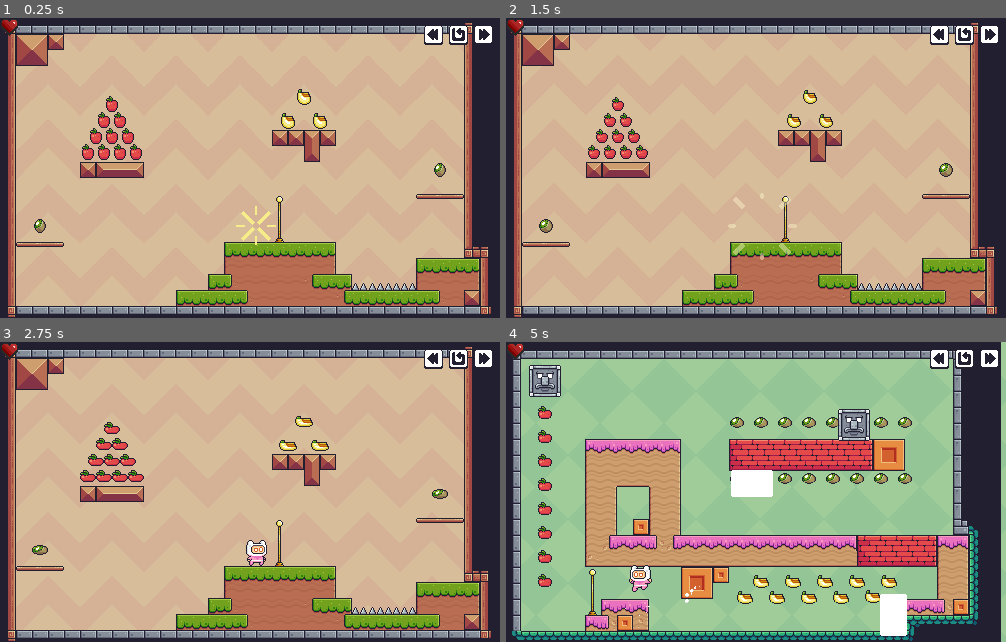
Above: before the commit, frames 1-4 (two rows, left to right).
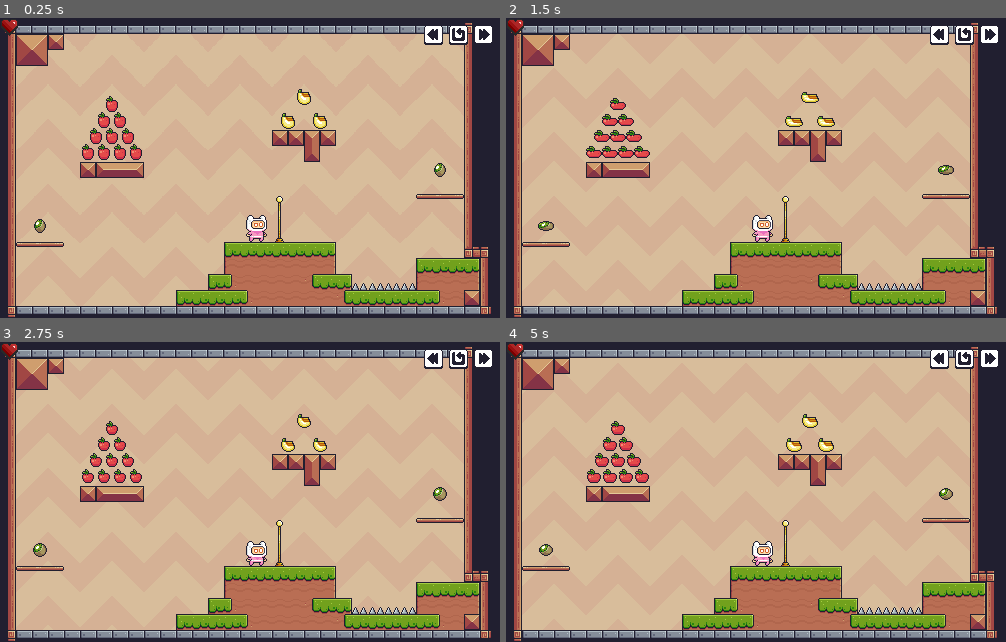
Above: after the commit, the same moments.

Repository: Javi-CD/godot4-platformer2D
Game: Godot game, scene res://src/scenes/game/game.tscn
Same seed, same stepped clock (60 frames per second), same inputs: the game is played once before the commit and once after it.
Inputs (mouse positions are in pixels of both pictures, inside the frame that each line leads up to):
- Up to frame 1 (0.25 s): no input
- Up to frame 2 (1.5 s): click (966, 42) at 0.5 s; click (966, 42) at 1.25 s
- Up to frame 3 (2.75 s): click (460, 366) at 2 s
- Up to frame 4 (5 s): click (991, 366) at 2.75 s; click (991, 366) at 3.5 s; hold D (right) from 4.28 s (still down); tap Space (jump) at 4.35, 4.52, 4.82 s

The runs differ from the first frame. In frame 1, 0.4% of the frame differs, in the area x 47-56%, y 62-76%; in frame 2, 1.6%; in frame 3, 1.2%; in frame 4, 89%, in the area x 1-100%, y 0-100%.
Error after the commit: Parse Error: Class "SoundManager" hides an autoload singleton. (res://src/scenes/autoload/sound_manager.gd:1)

Commit message:
feat(audio): implement SoundManager autoload and integrate button click, jump, and hurt sound effects

Diff:
--- a/project.godot
+++ b/project.godot
@@ -14,6 +14,10 @@
 run/main_scene="uid://baj8tlkymatdn"
 config/features=PackedStringArray("4.6", "GL Compatibility")
 config/icon="res://icon.svg"
+
+[autoload]
+
+SoundManager="*uid://cht7fgcxf7f2q"
 
 [display]
 
--- /dev/null
+++ b/src/scenes/autoload/sound_manager.gd
@@ -0,0 +1,33 @@
+class_name SoundManager
+extends Node
+
+
+@export var sfx_dict: Dictionary = {
+	"click": preload("res://assets/Sounds/Click.wav"),
+	"cancel": preload("res://assets/Sounds/Cancel.wav"),
+	"pause": preload("res://assets/Sounds/Pause.wav"),
+	"jump": preload("res://assets/Sounds/Jump.wav"),
+	"hurt": preload("res://assets/Sounds/Hurt.wav"),
+	"trampoline": preload("res://assets/Sounds/Trampoline.wav"),
+}
+
+@onready var sfx_player: AudioStreamPlayer = $SFXPlayer
+
+
+func play_sfx(sound_name: String, pitch_range: float = 0.0) -> void:
+	if not sfx_dict.has(sound_name):
+		push_warning("SoundManager: Sonido '%s' no encontrado." % sound_name)
+		return
+
+	var stream: AudioStream = sfx_dict[sound_name]
+	if stream == null:
+		return
+
+	sfx_player.stream = stream
+
+	if pitch_range > 0.0:
+		sfx_player.pitch_scale = randf_range(1.0 - pitch_range, 1.0 + pitch_range)
+	else:
+		sfx_player.pitch_scale = 1.0
+
+	sfx_player.play()
--- /dev/null
+++ b/src/scenes/autoload/sound_manager.tscn
@@ -0,0 +1,9 @@
+[gd_scene load_steps=2 format=3 uid="uid://cht7fgcxf7f2q"]
+
+[ext_resource type="Script" path="res://src/scenes/autoload/sound_manager.gd" id="1_sound"]
+
+[node name="SoundManager" type="Node" unique_id=1038919542]
+script = ExtResource("1_sound")
+
+[node name="SFXPlayer" type="AudioStreamPlayer" parent="." unique_id=980099816]
+max_polyphony = 8
--- a/src/scenes/hud/hud.gd
+++ b/src/scenes/hud/hud.gd
@@ -43,6 +43,9 @@
 		button.resized.connect(_on_button_resized.bind(button))
 
 	button.button_down.connect(func():
+		if SoundManager != null and SoundManager.has_method("play_sfx"):
+			SoundManager.play_sfx("click", 0.05)
+
 		var tween := button.create_tween().set_trans(Tween.TRANS_QUAD).set_ease(Tween.EASE_OUT)
 		tween.tween_property(button, "scale", Vector2(0.85, 0.85), 0.06)
 		tween.parallel().tween_property(button, "modulate", Color(0.75, 0.75, 0.75), 0.06)
--- a/src/scenes/player/player.gd
+++ b/src/scenes/player/player.gd
@@ -271,6 +271,8 @@
 	coyote_timer = 0.0
 	performed_double_jump = false
 	_emit_jump_dust()
+	if SoundManager != null and SoundManager.has_method("play_sfx"):
+		SoundManager.play_sfx("jump", 0.06)
 
 
 func perform_double_jump() -> void:
@@ -279,6 +281,8 @@
 	coyote_timer = 0.0
 	air_jumps_used += 1
 	performed_double_jump = true
+	if SoundManager != null and SoundManager.has_method("play_sfx"):
+		SoundManager.play_sfx("jump", 0.12)
 
 
 func perform_wall_jump() -> void:
@@ -295,6 +299,8 @@
 	wall_jump_lock_timer = WALL_JUMP_LOCK_TIME
 
 	sprite.flip_h = jump_dir < 0.0
+	if SoundManager != null and SoundManager.has_method("play_sfx"):
+		SoundManager.play_sfx("jump", 0.08)
 
 
 func play_animation(animation_name: StringName) -> void:
@@ -450,6 +456,8 @@
 
 	sprite.flip_h = hit_direction < 0.0
 	play_animation(&"hurt")
+	if SoundManager != null and SoundManager.has_method("play_sfx"):
+		SoundManager.play_sfx("hurt")
 
 
 func _on_sprite_animation_finished() -> void:
Not shown, added: assets/Sounds/Cancel.wav.import
Not shown, added: assets/Sounds/Click.wav.import
Not shown, added: assets/Sounds/Hurt.wav.import
Not shown, added: assets/Sounds/Jump.wav.import
Not shown, added: assets/Sounds/Pause.wav.import
Not shown, added: assets/Sounds/Trampoline.wav.import
Not shown, added: assets/Sounds/Cancel.wav
Not shown, added: assets/Sounds/Click.wav
Not shown, added: assets/Sounds/Hurt.wav
Not shown, added: assets/Sounds/Jump.wav
Not shown, added: assets/Sounds/Pause.wav
Not shown, added: assets/Sounds/Trampoline.wav
